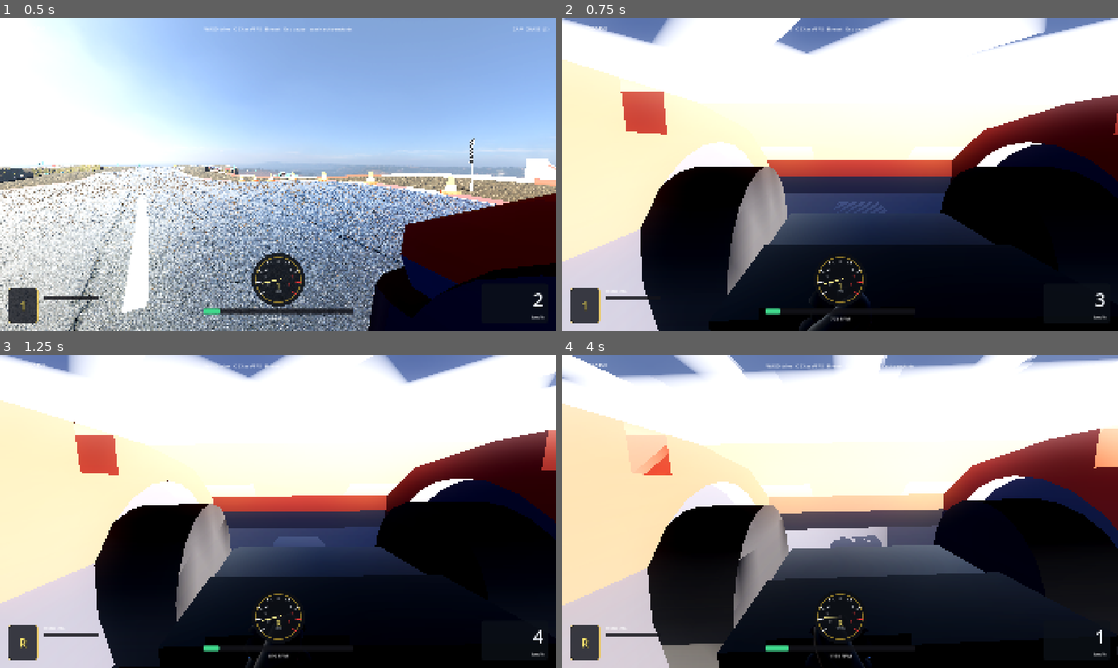
Above: before the commit, frames 1-4 (two rows, left to right).
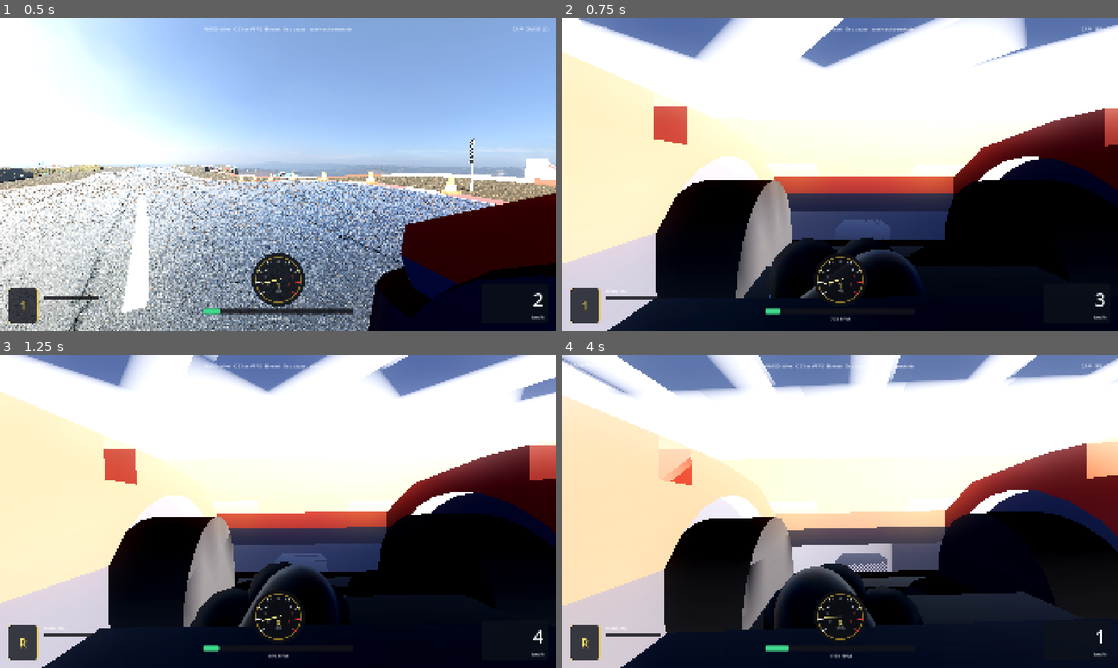
Above: after the commit, the same moments.

Repository: ivanivorontsov-sudo/car-simulator
Game: Godot game, scene res://scenes/main.tscn
Same seed, same stepped clock (60 frames per second), same inputs: the game is played once before the commit and once after it.
Inputs:
- Up to frame 1 (0.5 s): no input
- Up to frame 2 (0.75 s): hold D (steer_right) from 0.53 s (still down); hold C (camera_toggle) from 0.53 s (still down)
- Up to frame 3 (1.25 s): keep holding D (steer_right); keep holding C (camera_toggle); tap Space at 0.77 s
- Up to frame 4 (4 s): release D (steer_right) at 1.28 s; release C (camera_toggle) at 1.28 s; hold S (brake) 1.28-2.03 s; tap C (camera_toggle) at 1.35, 2.85 s; tap Space at 1.52, 3.02, 3.77 s; hold D (steer_right) 2.03-2.78 s; hold C (camera_toggle) 2.03-2.78 s; hold W (accelerate) 2.78-3.53 s; hold A (steer_left) from 3.53 s (still down); hold C (camera_toggle) from 3.53 s (still down)

Frame 1 is identical in both runs. In frame 2, 25% of the frame differs, in the area x 0-100%, y 0-100%; in frame 3, 23%; in frame 4, 32%.

Commit message:
v1.3.2: fix FPS driver framing (horizon look, wheel, hood)
Look_y near eye height so windshield shows road to horizon instead of
yellow stripe; larger closer wheel; thin low hood lip; eye RHD seat.

Diff:
--- a/project.godot
+++ b/project.godot
@@ -6,7 +6,7 @@
 
 config/name="Car Simulator"
 config/description="3D car driving simulator with semi-realistic vehicle dynamics"
-config/version="1.3.1"
+config/version="1.3.2"
 run/main_scene="res://scenes/main.tscn"
 config/features=PackedStringArray("4.4", "Forward Plus")
 config/icon="res://icon.svg"
--- a/scripts/car.gd
+++ b/scripts/car.gd
@@ -549,30 +549,32 @@
 	_add_part(_driver_root, CapsuleMesh.new(), Vector3(0.07, 0.22, 0.07), Vector3(-0.10, -0.10, -0.42), suit, Vector3(deg_to_rad(10), 0, 0))
 	_add_part(_driver_root, CapsuleMesh.new(), Vector3(0.07, 0.22, 0.07), Vector3(0.10, -0.10, -0.42), suit, Vector3(deg_to_rad(10), 0, 0))
 
-	# Steering wheel — proper rim/spokes/hub; sits low in FPS frame.
+	# Steering wheel — proper rim/spokes/hub; readable in lower third of FPS frame.
 	_steer_wheel = Node3D.new()
 	_steer_wheel.name = "SteeringWheel"
-	# Lower + slightly forward so road dominates the windshield view.
-	_steer_wheel.position = Vector3(0.28, 0.72, -0.38)
-	_steer_wheel.rotation_degrees = Vector3(-28, 0, 0)
-	_steer_wheel.scale = Vector3(0.82, 0.82, 0.82)
+	# Closer/larger than v1.3.1 speck; aligned under RHD eye, below horizon look.
+	_steer_wheel.position = Vector3(0.32, 0.90, -0.12)
+	_steer_wheel.rotation_degrees = Vector3(-22, 0, 0)
+	_steer_wheel.scale = Vector3(1.22, 1.22, 1.22)
 	visual.add_child(_steer_wheel)
 	_build_steering_wheel_mesh(_steer_wheel)
 
-	# Simple dash + hood edge for FPS framing (road still dominates).
+	# Dash only — procedural hood slab pushed down/short so it cannot occlude
+	# the windshield from the FPS eye (was a yellow-stripe / blocked-view culprit).
 	_cabin_dash = Node3D.new()
 	_cabin_dash.name = "CabinDash"
 	visual.add_child(_cabin_dash)
 	var dash_mat := StandardMaterial3D.new()
 	dash_mat.albedo_color = Color(0.1, 0.11, 0.13)
 	dash_mat.roughness = 0.65
-	_add_part(_cabin_dash, BoxMesh.new(), Vector3(1.35, 0.10, 0.50), Vector3(0.0, 0.70, -0.62), dash_mat)
-	_add_part(_cabin_dash, BoxMesh.new(), Vector3(0.48, 0.06, 0.22), Vector3(0.28, 0.76, -0.48), dash_mat)
+	_add_part(_cabin_dash, BoxMesh.new(), Vector3(1.35, 0.10, 0.42), Vector3(0.0, 0.68, -0.55), dash_mat)
+	_add_part(_cabin_dash, BoxMesh.new(), Vector3(0.48, 0.05, 0.18), Vector3(0.32, 0.74, -0.42), dash_mat)
 	var hood_mat := StandardMaterial3D.new()
 	hood_mat.albedo_color = Color(0.18, 0.2, 0.24)
 	hood_mat.roughness = 0.35
 	hood_mat.metallic = 0.45
-	_add_part(_cabin_dash, BoxMesh.new(), Vector3(1.4, 0.05, 0.85), Vector3(0.0, 0.66, -1.20), hood_mat)
+	# Thin + low + further forward: cue of a hood lip, not a windshield blocker.
+	_add_part(_cabin_dash, BoxMesh.new(), Vector3(1.25, 0.025, 0.50), Vector3(0.0, 0.42, -1.45), hood_mat)
 
 
 func _build_steering_wheel_mesh(root: Node3D) -> void:
--- a/scripts/chase_camera.gd
+++ b/scripts/chase_camera.gd
@@ -12,11 +12,11 @@
 @export var chase_height: float = 2.45
 @export var chase_look_height: float = 1.05
 ## Eye height above vehicle origin (through windshield, not roof).
-@export var fps_eye_height: float = 1.28
-## Along vehicle forward (−Z). Small positive Z sits just behind the dash.
-@export var fps_eye_forward: float = 0.22
+@export var fps_eye_height: float = 1.20
+## Along vehicle forward (−Z). Positive Z is rearward — sit behind the wheel.
+@export var fps_eye_forward: float = 0.28
 ## Lateral — right-hand seat.
-@export var fps_eye_lateral: float = 0.28
+@export var fps_eye_lateral: float = 0.32
 @export var follow_speed: float = 5.4
 @export var look_speed: float = 7.5
 @export var base_fov: float = 70.0
@@ -86,20 +86,22 @@
 
 func _update_fps(delta: float, speed_kmh: float, steer: float) -> void:
 	# TRUE first-person: snap to eye — never lerp/lag behind on acceleration.
-	# Higher eye + slight rearward offset keeps the wheel in the lower third.
-	var local_eye := Vector3(fps_eye_lateral + steer * 0.015, fps_eye_height, fps_eye_forward)
+	# Eye behind the wheel (RHD), looking out through the windshield glass.
+	var local_eye := Vector3(fps_eye_lateral + steer * 0.012, fps_eye_height, fps_eye_forward)
 	global_position = target.global_transform * local_eye
 
-	# Look through the windshield at the road ahead (road-dominant framing).
-	var look_local := Vector3(fps_eye_lateral * 0.2 - steer * 0.7, 0.05, -14.0)
+	# Look point must stay near eye height: a near-ground look_y (e.g. 0.05) aims
+	# steeply at the asphalt so the yellow center stripe fills the frame instead
+	# of road-to-horizon through the windshield. Keep look_y ≈ eye height (±0.3).
+	var look_local := Vector3(fps_eye_lateral * 0.15 - steer * 0.85, 1.00, -22.0)
 	var look: Vector3 = target.global_transform * look_local
 	if not _look_ready:
 		_look_point = look
 		_look_ready = true
 	_look_point = _look_point.lerp(look, 1.0 - exp(-delta * 22.0))
 	look_at(_look_point, Vector3.UP)
-	# Mild downward pitch: asphalt fills frame, wheel stays bottom-of-screen.
-	rotate_object_local(Vector3.RIGHT, deg_to_rad(-2.8))
+	# Tiny nose-down only — enough for a hint of dash/hood, not asphalt-fill.
+	rotate_object_local(Vector3.RIGHT, deg_to_rad(-0.5))
 
 	var fov_t := clampf(speed_kmh / 210.0, 0.0, 1.0)
 	var fps_target := lerpf(fps_fov, max_fov, fov_t)
--- a/tools/verify_reset.gd
+++ b/tools/verify_reset.gd
@@ -72,9 +72,34 @@
 	if mh:
 		var h := mh.get_string(1).to_float()
 		print("fps_eye_height=", h)
-		if h < 1.2:
-			push_error("eye height too low for road-dominant FPS")
-			code = 1
+		if h < 1.15 or h > 1.28:
+			push_error("eye height out of driver range [1.15,1.28]: %s" % h)
+			code = 1
+	var re_lat := RegEx.new()
+	re_lat.compile(r"fps_eye_lateral: float = ([0-9.]+)")
+	var mlat := re_lat.search(cam_src)
+	if mlat:
+		print("fps_eye_lateral=", mlat.get_string(1))
+	var re_look := RegEx.new()
+	# look_local y must be near eye height (not ~0.05 asphalt aim)
+	re_look.compile(r"look_local := Vector3\([^,]+,\s*([0-9.]+),\s*(-?[0-9.]+)\)")
+	var mlook := re_look.search(cam_src)
+	if mlook == null:
+		push_error("FPS look_local not found")
+		code = 1
+	else:
+		var look_y := mlook.get_string(1).to_float()
+		var look_z := mlook.get_string(2).to_float()
+		print("fps_look_y=", look_y, " fps_look_z=", look_z)
+		if look_y < 0.7 or look_y > 1.3:
+			push_error("look_y must stay near eye height (got %s)" % look_y)
+			code = 1
+		if look_z > -15.0 or look_z < -30.0:
+			push_error("look_z should be mid-distance ahead [-30,-15] (got %s)" % look_z)
+			code = 1
+	if "deg_to_rad(-2.8)" in cam_src:
+		push_error("old steep downward pitch -2.8° still present")
+		code = 1
 	var re_f := RegEx.new()
 	re_f.compile(r"fps_fov: float = ([0-9.]+)")
 	var mf := re_f.search(cam_src)
@@ -137,8 +162,15 @@
 		code = 1
 	else:
 		print("steer wheel children=", car._steer_wheel.get_child_count())
+		print("steer wheel pos=", car._steer_wheel.position, " scale=", car._steer_wheel.scale)
 		if car._steer_wheel.get_child_count() < 6:
 			push_error("steering wheel mesh too primitive")
+			code = 1
+		if car._steer_wheel.scale.x < 1.05:
+			push_error("steering wheel still too small for FPS presence")
+			code = 1
+		if car._steer_wheel.position.z < -0.25:
+			push_error("steering wheel too far forward (tiny in frame)")
 			code = 1
 
 	# Steer input direction: hold left should move steer_input toward -1, VehicleBody steering +
Not shown, changed: CREDITS.md
